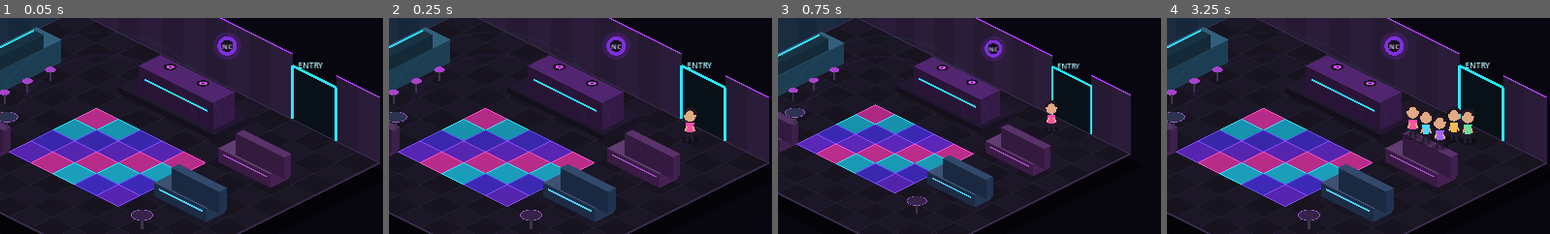
Above: before the commit, frames 1-4 (left to right).
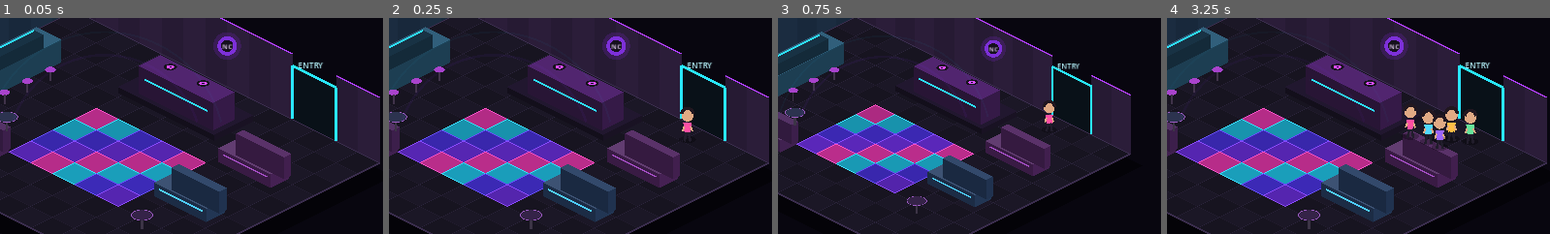
Above: after the commit, the same moments.

Repository: 22crob/Nightclub-City
Game: Godot game, scene res://scenes/main.tscn
Same seed, same stepped clock (60 frames per second), same inputs: the game is played once before the commit and once after it.
Inputs:
- Up to frame 1 (0.05 s): no input
- Up to frame 2 (0.25 s): no input
- Up to frame 3 (0.75 s): click "−" at 0.5 s
- Up to frame 4 (3.25 s): click "+" at 1.25 s; click "DESIGN" at 2 s; click "×" at 2.75 s
The pictures show only the part of the screen within x 36-86%, y 37-87%; the shares and areas given below are measured in that part.

Frame 1 is identical in both runs. In frame 2, 0.2% of the frame differs, in the area x 75-81%, y 42-53%; in frame 3, 0.1%; in frame 4, 0.8%, in the area x 62-81%, y 40-60%.

Commit message:
Add crowd spacing and reserved activity spots

Diff:
--- a/godot/scripts/main.gd
+++ b/godot/scripts/main.gd
@@ -39,6 +39,8 @@
 var moving_object_index: int = -1
 const SAVE_PATH: String = "user://club_layout.json"
 const NPC_SPEED: float = 0.95
+const NPC_PERSONAL_SPACE: float = 0.42
+const NO_SPOT: Vector2 = Vector2(-99.0, -99.0)
 
 var npc_agents: Array = []
 var npc_cycle_count: int = 0
@@ -378,8 +380,11 @@
 			continue
 
 		var tile_pos: Vector2 = npc["pos"]
+		var state: String = str(npc["state"])
+		if state == "entering" or state == "walking" or state == "leaving":
+			var lane_offset: Vector2 = npc["lane_offset"]
+			tile_pos += lane_offset
 		var screen_pos: Vector2 = _iso(tile_pos.x, tile_pos.y)
-		var state: String = str(npc["state"])
 		var activity: String = str(npc["activity"])
 		var dancing: bool = state == "activity" and activity == "dance"
 		var shirt_color: Color = npc["color"]
@@ -761,19 +766,31 @@
 	npc_agents.clear()
 	for i in range(npc_colors.size()):
 		var activity: String = _activity_for_index(i)
+		var activity_target: Vector2 = _choose_activity_target(activity, i, i)
 		var agent: Dictionary = {
 			"pos": Vector2(11.0, 0.55),
 			"target": Vector2(10.6, 1.65),
 			"state": "waiting",
 			"activity": activity,
-			"activity_target": _activity_target(activity, i),
+			"activity_target": activity_target,
 			"timer": 0.0,
 			"spawn_delay": 0.15 + float(i) * 0.75,
 			"path": [],
 			"path_index": 0,
+			"reserved_spot": NO_SPOT,
+			"lane_offset": _lane_offset_for_index(i),
 			"color": npc_colors[i]
 		}
+		agent["reserved_spot"] = activity_target
 		npc_agents.append(agent)
+
+func _lane_offset_for_index(index: int) -> Vector2:
+	var lane: int = index % 3
+	if lane == 0:
+		return Vector2(-0.07, 0.04)
+	if lane == 1:
+		return Vector2(0.07, -0.04)
+	return Vector2.ZERO
 
 func _activity_for_index(index: int) -> String:
 	var slot: int = index % 3
@@ -783,11 +800,31 @@
 		return "bar"
 	return "lounge"
 
-func _activity_target(activity: String, index: int) -> Vector2:
+func _choose_activity_target(activity: String, seed: int, npc_index: int) -> Vector2:
 	var targets: Array[Vector2] = _activity_targets(activity)
 	if targets.is_empty():
 		return Vector2(7.0, 5.5)
-	return targets[index % targets.size()]
+
+	var start_index: int = seed % targets.size()
+	for offset in range(targets.size()):
+		var candidate_index: int = (start_index + offset) % targets.size()
+		var candidate: Vector2 = targets[candidate_index]
+		if not _spot_is_reserved(candidate, npc_index):
+			return candidate
+
+	return targets[start_index]
+
+func _spot_is_reserved(candidate: Vector2, ignore_index: int) -> bool:
+	for i in range(npc_agents.size()):
+		if i == ignore_index:
+			continue
+		var other: Dictionary = npc_agents[i]
+		var reserved: Vector2 = other.get("reserved_spot", NO_SPOT)
+		if reserved == NO_SPOT:
+			continue
+		if reserved.distance_to(candidate) < 0.28:
+			return true
+	return false
 
 func _activity_targets(activity: String) -> Array[Vector2]:
 	var targets: Array[Vector2] = []
@@ -798,6 +835,8 @@
 		targets.append(Vector2(8.1, 5.1))
 		targets.append(Vector2(6.1, 6.5))
 		targets.append(Vector2(7.6, 6.4))
+		targets.append(Vector2(8.7, 6.1))
+		targets.append(Vector2(5.5, 7.0))
 	elif activity == "bar":
 		targets.append(Vector2(2.55, 3.8))
 		targets.append(Vector2(2.55, 4.9))
@@ -805,19 +844,73 @@
 		targets.append(Vector2(2.55, 7.0))
 	else:
 		targets.append(Vector2(9.6, 4.15))
+		targets.append(Vector2(10.5, 4.15))
 		targets.append(Vector2(9.7, 7.1))
-		targets.append(Vector2(4.0, 7.45))
+		targets.append(Vector2(10.6, 7.1))
+		targets.append(Vector2(3.4, 7.45))
+		targets.append(Vector2(4.3, 7.45))
 
 	for obj in placed_objects:
 		var kind: String = str(obj["kind"])
 		if activity == "dance" and kind == "dance":
-			targets.append(_object_center(obj))
+			_append_dance_spots(targets, obj)
 		elif activity == "bar" and kind == "bar":
-			targets.append(_bar_interaction_point(obj))
+			_append_bar_spots(targets, obj)
 		elif activity == "lounge" and kind == "seat":
-			targets.append(_seat_interaction_point(obj))
+			_append_seat_spots(targets, obj)
 
 	return targets
+
+func _append_dance_spots(targets: Array[Vector2], obj: Dictionary) -> void:
+	var x: int = int(obj["x"])
+	var y: int = int(obj["y"])
+	var width: int = int(obj["w"])
+	var depth: int = int(obj["d"])
+
+	for dy in range(depth):
+		for dx in range(width):
+			targets.append(Vector2(float(x + dx) + 0.5, float(y + dy) + 0.5))
+
+func _append_bar_spots(targets: Array[Vector2], obj: Dictionary) -> void:
+	var x: float = float(obj["x"])
+	var y: float = float(obj["y"])
+	var width: int = int(obj["w"])
+	var depth: int = int(obj["d"])
+
+	if depth >= width:
+		var side_x: float = x + float(width) + 0.45
+		if side_x >= float(CLUB_W) - 0.15:
+			side_x = x - 0.45
+		for i in range(depth):
+			var spot: Vector2 = Vector2(side_x, y + float(i) + 0.5)
+			targets.append(_clamp_activity_spot(spot))
+	else:
+		var side_y: float = y + float(depth) + 0.45
+		if side_y >= float(CLUB_H) - 0.15:
+			side_y = y - 0.45
+		for i in range(width):
+			var spot: Vector2 = Vector2(x + float(i) + 0.5, side_y)
+			targets.append(_clamp_activity_spot(spot))
+
+func _append_seat_spots(targets: Array[Vector2], obj: Dictionary) -> void:
+	var x: float = float(obj["x"])
+	var y: float = float(obj["y"])
+	var width: int = int(obj["w"])
+	var depth: int = int(obj["d"])
+	var side_y: float = y + float(depth) + 0.45
+
+	if side_y >= float(CLUB_H) - 0.15:
+		side_y = y - 0.45
+
+	for i in range(width):
+		var spot: Vector2 = Vector2(x + float(i) + 0.5, side_y)
+		targets.append(_clamp_activity_spot(spot))
+
+func _clamp_activity_spot(point: Vector2) -> Vector2:
+	return Vector2(
+		clamp(point.x, 0.35, float(CLUB_W) - 0.35),
+		clamp(point.y, 0.35, float(CLUB_H) - 0.35)
+	)
 
 func _object_center(obj: Dictionary) -> Vector2:
 	return Vector2(
@@ -856,11 +949,25 @@
 func _refresh_npc_targets_after_layout_change() -> void:
 	for i in range(npc_agents.size()):
 		var npc: Dictionary = npc_agents[i]
+		var state: String = str(npc["state"])
+		if state != "activity":
+			npc["reserved_spot"] = NO_SPOT
+		npc_agents[i] = npc
+
+	for i in range(npc_agents.size()):
+		var npc: Dictionary = npc_agents[i]
+		var state: String = str(npc["state"])
 		var activity: String = str(npc["activity"])
-		var refreshed_target: Vector2 = _activity_target(activity, i + npc_cycle_count)
+
+		if state == "activity":
+			npc["reserved_spot"] = npc["pos"]
+			npc_agents[i] = npc
+			continue
+
+		var refreshed_target: Vector2 = _choose_activity_target(activity, i + npc_cycle_count, i)
 		npc["activity_target"] = refreshed_target
-
-		var state: String = str(npc["state"])
+		npc["reserved_spot"] = refreshed_target
+
 		if state == "walking":
 			_set_npc_destination(npc, refreshed_target)
 		elif state == "entering" or state == "leaving":
@@ -886,27 +993,30 @@
 		var state: String = str(npc["state"])
 
 		if state == "entering":
-			if _move_agent_along_path(npc, delta):
+			if _move_agent_along_path(npc, delta, i):
 				npc["state"] = "walking"
 				_set_npc_destination(npc, npc["activity_target"])
 
 		elif state == "walking":
-			if _move_agent_along_path(npc, delta):
+			if _move_agent_along_path(npc, delta, i):
 				npc["state"] = "activity"
 				npc["timer"] = 4.5 + float(i % 4) * 1.1
 
 		elif state == "activity":
 			npc["timer"] = float(npc["timer"]) - delta
 			if float(npc["timer"]) <= 0.0:
+				npc["reserved_spot"] = NO_SPOT
 				npc["state"] = "leaving"
 				_set_npc_destination(npc, Vector2(10.6, 1.65))
 
 		elif state == "leaving":
-			if _move_agent_along_path(npc, delta):
+			if _move_agent_along_path(npc, delta, i):
 				npc_cycle_count += 1
 				var next_activity: String = _activity_for_index(i + npc_cycle_count)
+				var next_target: Vector2 = _choose_activity_target(next_activity, i + npc_cycle_count, i)
 				npc["activity"] = next_activity
-				npc["activity_target"] = _activity_target(next_activity, i + npc_cycle_count)
+				npc["activity_target"] = next_target
+				npc["reserved_spot"] = next_target
 				npc["state"] = "waiting"
 				npc["pos"] = Vector2(11.0, 0.55)
 				npc["target"] = Vector2(10.6, 1.65)
@@ -928,7 +1038,7 @@
 	npc["path"] = _find_nav_path(npc["pos"], safe_target)
 	npc["path_index"] = 0
 
-func _move_agent_along_path(npc: Dictionary, delta: float) -> bool:
+func _move_agent_along_path(npc: Dictionary, delta: float, npc_index: int) -> bool:
 	var path: Array = npc["path"]
 	var path_index: int = int(npc["path_index"])
 
@@ -946,7 +1056,8 @@
 
 	var pos: Vector2 = npc["pos"]
 	var next_point: Vector2 = path[path_index]
-	var step: float = NPC_SPEED * delta
+	var speed_scale: float = _crowd_speed_scale(npc_index, pos, next_point)
+	var step: float = NPC_SPEED * speed_scale * delta
 
 	if pos.distance_to(next_point) <= step:
 		npc["pos"] = next_point
@@ -960,6 +1071,40 @@
 
 	npc["pos"] = pos.move_toward(next_point, step)
 	return false
+
+func _crowd_speed_scale(npc_index: int, pos: Vector2, next_point: Vector2) -> float:
+	var scale: float = 1.0
+	var direction: Vector2 = (next_point - pos).normalized()
+
+	for i in range(npc_agents.size()):
+		if i == npc_index:
+			continue
+
+		var other: Dictionary = npc_agents[i]
+		if float(other["spawn_delay"]) > 0.0:
+			continue
+
+		var other_state: String = str(other["state"])
+		if other_state == "waiting":
+			continue
+
+		var other_pos: Vector2 = other["pos"]
+		var distance: float = pos.distance_to(other_pos)
+		if distance >= NPC_PERSONAL_SPACE:
+			continue
+
+		var toward_other: Vector2 = other_pos - pos
+		if toward_other.length() > 0.001 and direction.dot(toward_other.normalized()) < 0.15:
+			continue
+
+		if npc_index > i:
+			if distance < 0.24:
+				return 0.12
+			scale = minf(scale, 0.38)
+		else:
+			scale = minf(scale, 0.72)
+
+	return scale
 
 func _find_nav_path(start_pos: Vector2, target_pos: Vector2) -> Array:
 	var start: Vector2i = _nav_tile_from_position(start_pos)
